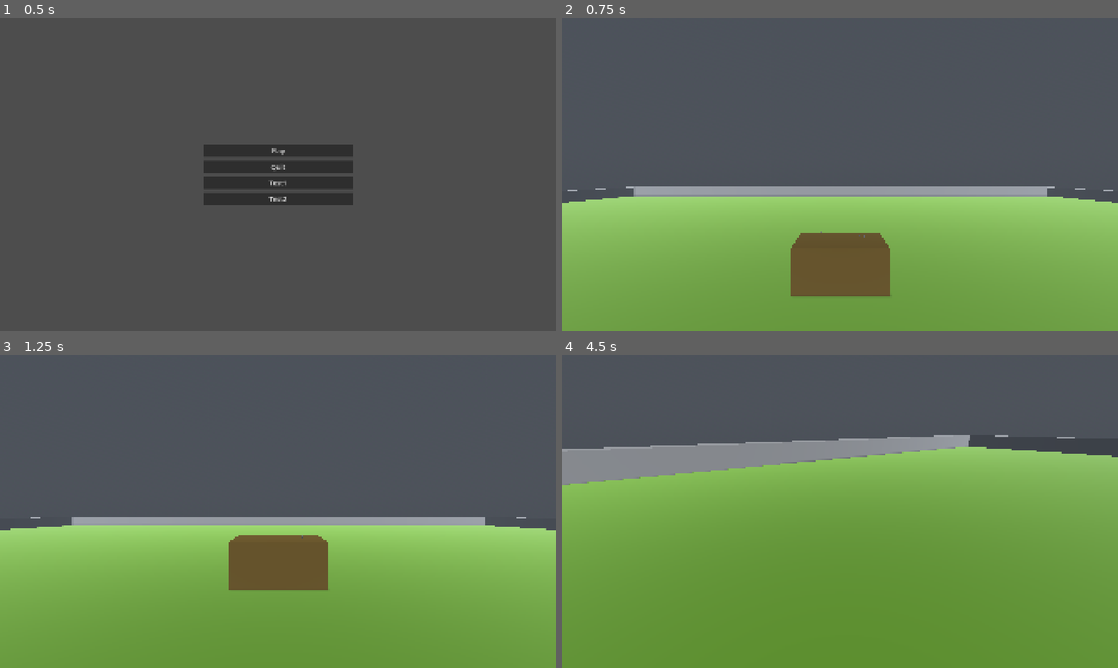
Above: before the commit, frames 1-4 (two rows, left to right).
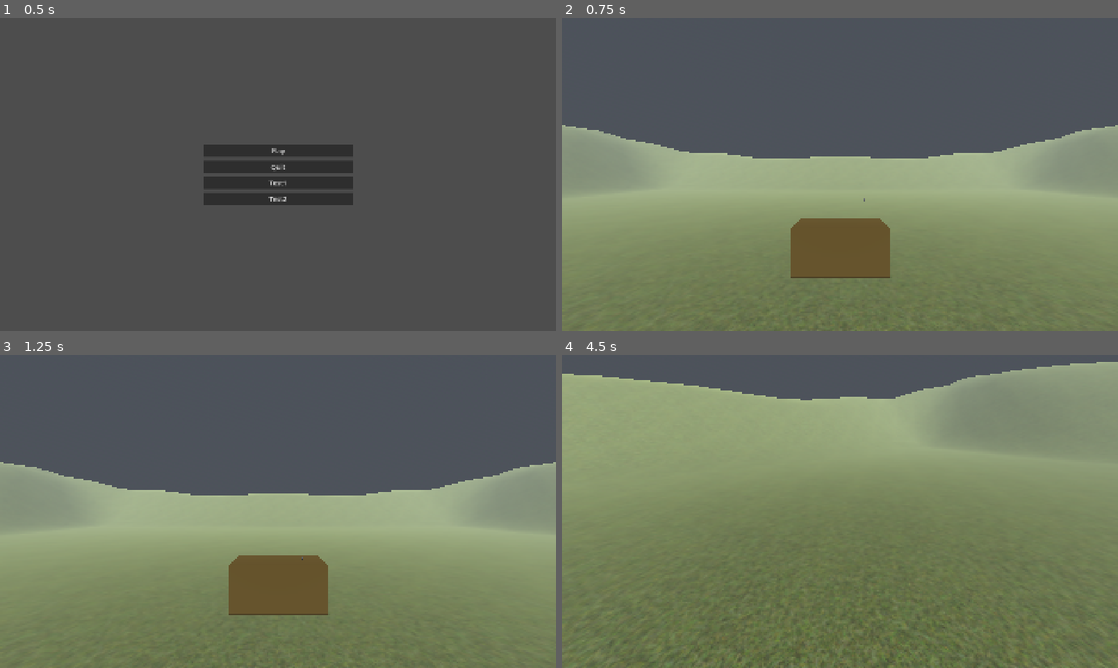
Above: after the commit, the same moments.

Repository: Kostu96/diy-farmer
Game: Godot game, scene res://menus/main_menu.tscn
Two runs of this game, one before a commit and one after it. Both use one fixed random seed, a clock stepped at 60 frames per second and the inputs below.
Inputs (mouse positions are in pixels of both pictures, inside the frame that each line leads up to):
- Up to frame 1 (0.5 s): no input
- Up to frame 2 (0.75 s): click "Play" at 0.5 s
- Up to frame 3 (1.25 s): no input
- Up to frame 4 (4.5 s): move the mouse to (867, 511) at 1.27 s; hold Shift (Sprint) 1.28-2.03 s; hold W (Forward) from 1.28 s (still down); tap Space (Jump) at 1.52, 2.27, 3.77 s; move the mouse to (812, 511) at 2.02 s; tap Shift (Sprint) at 2.1, 3.6 s; move the mouse to (851, 505) at 2.77 s; hold Shift (Sprint) 2.78-3.53 s; move the mouse to (834, 517) at 3.52 s; move the mouse to (878, 514) at 4.27 s; hold Shift (Sprint) from 4.28 s (still down)

Frame 1 is identical in both runs. In frame 2, 56% of the frame differs, in the area x 0-100%, y 34-100%; in frame 3, 56%; in frame 4, 89%, in the area x 0-100%, y 2-100%.

Commit message:
Add terrain

Diff:
--- /dev/null
+++ b/gdproject/game/environment/terrain_meterial.tres
@@ -0,0 +1,6 @@
+[gd_resource type="StandardMaterial3D" load_steps=2 format=3 uid="uid://d2tikx2c16i42"]
+
+[ext_resource type="Texture2D" uid="uid://btug4ucifekpd" path="res://game/environment/Grass.jpg" id="1_muxbt"]
+
+[resource]
+albedo_texture = ExtResource("1_muxbt")
--- a/gdproject/game/game.tscn
+++ b/gdproject/game/game.tscn
@@ -1,8 +1,10 @@
-[gd_scene load_steps=16 format=3 uid="uid://cudykageemtfp"]
+[gd_scene load_steps=18 format=3 uid="uid://cudykageemtfp"]
 
 [ext_resource type="PackedScene" uid="uid://dlol58oyqui7m" path="res://game/player/player.tscn" id="1_hd13d"]
 [ext_resource type="PackedScene" uid="uid://iewbmpow66is" path="res://game/tools/spanner.tscn" id="2_sclvi"]
 [ext_resource type="PackedScene" uid="uid://d1lg2odc5v35e" path="res://game/tools/bolt.tscn" id="3_gnbr0"]
+[ext_resource type="ArrayMesh" uid="uid://bclcf1dsjwee1" path="res://game/environment/Terrain.obj" id="4_4fuuu"]
+[ext_resource type="Material" uid="uid://d2tikx2c16i42" path="res://game/environment/terrain_meterial.tres" id="4_dxrkv"]
 
 [sub_resource type="PhysicalSkyMaterial" id="PhysicalSkyMaterial_uftqq"]
 
@@ -50,6 +52,7 @@
 [node name="game" type="Node3D"]
 
 [node name="Player" parent="." instance=ExtResource("1_hd13d")]
+transform = Transform3D(1, 0, 0, 0, 1, 0, 0, 0, 1, 0, 1.5, 0)
 
 [node name="DirectionalLight3D" type="DirectionalLight3D" parent="."]
 transform = Transform3D(0.999997, 0.000557442, 0.00240954, -0.00183718, 0.819674, 0.572828, -0.00165572, -0.572831, 0.819672, 0, 10, 0)
@@ -59,6 +62,7 @@
 environment = SubResource("Environment_6bouu")
 
 [node name="World" type="Node3D" parent="."]
+visible = false
 
 [node name="Floor" type="StaticBody3D" parent="World"]
 metadata/_edit_group_ = true
@@ -118,7 +122,7 @@
 transform = Transform3D(1, 0, 0, 0, 1, 0, 0, 0, 1, 0, 2, -5)
 
 [node name="Table" type="StaticBody3D" parent="."]
-transform = Transform3D(1, 0, 0, 0, 1, 0, 0, 0, 1, 0, 1, -5)
+transform = Transform3D(1, 0, 0, 0, 1, 0, 0, 0, 1, 0, 0.5, -5)
 metadata/_edit_group_ = true
 
 [node name="MeshInstance3D" type="MeshInstance3D" parent="Table"]
@@ -135,3 +139,7 @@
 
 [node name="Bolt3" parent="." instance=ExtResource("3_gnbr0")]
 transform = Transform3D(-0.999993, 0.00383972, 0, -0.00383972, -0.999993, 0, 0, 0, 1, 0.556444, 1.64883, -5.08741)
+
+[node name="Terrain" type="MeshInstance3D" parent="."]
+material_override = ExtResource("4_dxrkv")
+mesh = ExtResource("4_4fuuu")
Binary file added: gdproject/game/environment/Grass.jpg
Not shown, added: gdproject/game/environment/Grass.jpg.import
Not shown, added: gdproject/game/environment/Terrain.obj
Not shown, added: gdproject/game/environment/Terrain.obj.import
